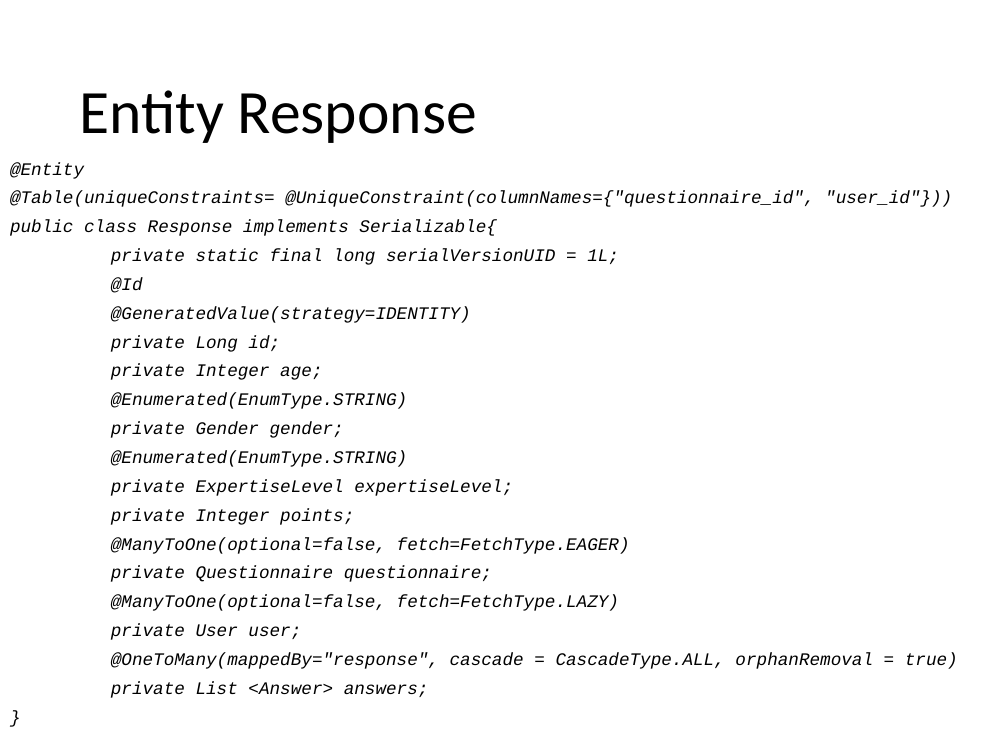
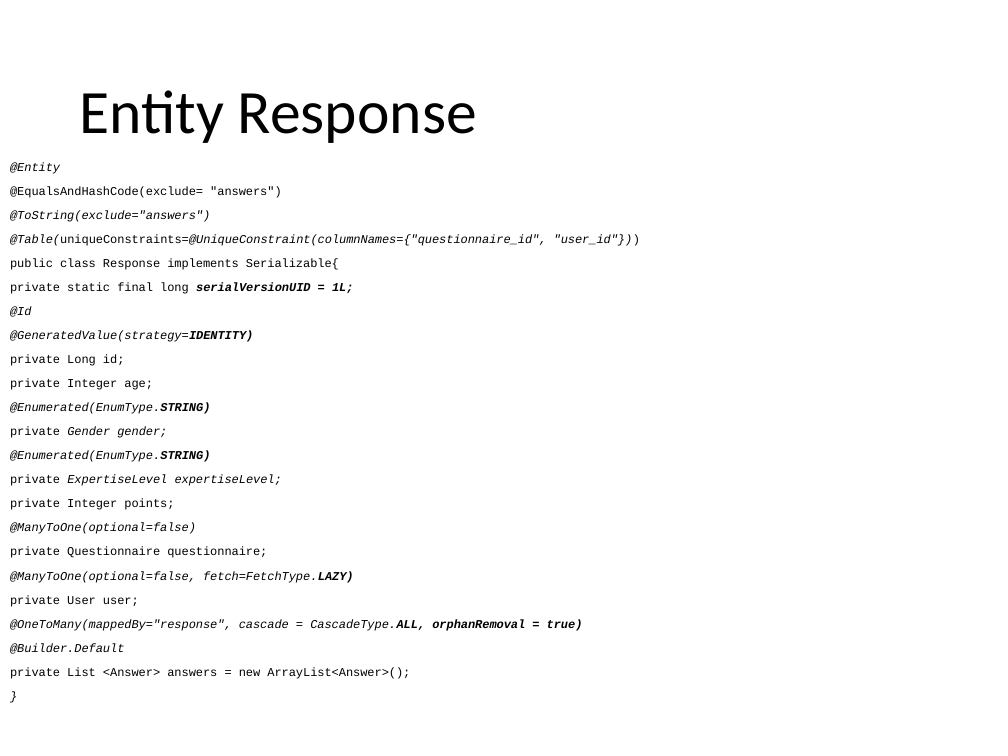
Before and after one commit to Paso198/Gamified-Marketing-Application, a slide deck: slide 24 of Design.pptx (slide 26 before the commit). Drawn at 1008x756 pixels with LibreOffice and Linux fonts; fonts in the diff are those of the drawing. Boxes give left, top, right and bottom in pixels: in the first picture for what was removed or moved away, otherwise in the second. Text is boxed around its words. In the diff, an @@ line names an element or a change of style, - is before the commit and + after.

```diff
--- a/Design.pptx
+++ b/Design.pptx
@@ text at box(10, 162, 583, 631): size 12.6 to 8.6 pt in "@Entity", "public class Response implements Serializable{", "private static final long serialVersionUID = 1L;", "@Id" and 13 more places; italic off in "public class Response implements Serializable{", "private static final long", "private Long id;", "private Integer age;" and 5 more places; bold on in "serialVersionUID = 1L;", "@GeneratedValue(strategy=IDENTITY)", "@Enumerated(EnumType.STRING)", "@Enumerated(EnumType.STRING)" and 2 more places @@
@@ text at box(10, 186, 640, 246): text changed; size 12.6 to 8.6 pt @@
-@Table(uniqueConstraints= @UniqueConstraint(columnNames={"questionnaire_id", "user_id"}))
+@EqualsAndHashCode(exclude= "answers")
+@ToString(exclude="answers")
+@Table(uniqueConstraints=@UniqueConstraint(columnNames={"questionnaire_id", "user_id"}))
@@ text at box(10, 523, 196, 534): text changed; size 12.6 to 8.6 pt @@
-@ManyToOne(optional=false, fetch=FetchType.EAGER)
+@ManyToOne(optional=false)
@@ text at box(10, 643, 410, 679): text changed; size 12.6 to 8.6 pt; italic off @@
-private List <Answer> answers;
+@Builder.Default
+private List <Answer> answers = new ArrayList<Answer>();
```
Also in this commit, not shown: 20 other slides changed, 18 slides added, 1 slide removed, 2 other files.
